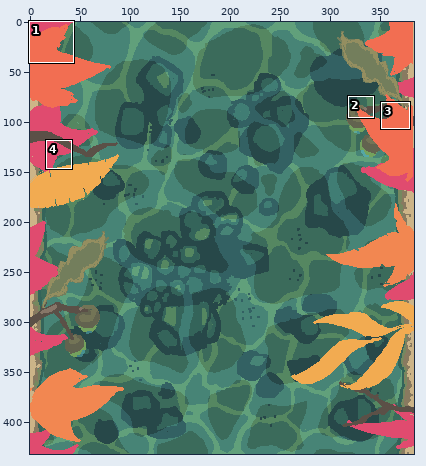
Two states of a pixel-art file, godot/world/World.aseprite. Above, an overview of the earlier version with the close-up marked.
Close-up. Before the commit:
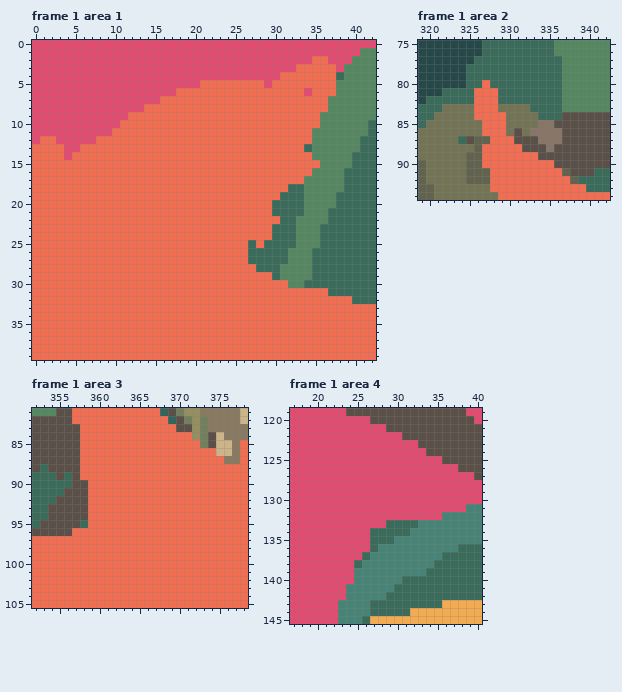
384x432 pixels, 4 frames. Colours within 5 levels of each other are drawn and written as one. Shown: frame 1 area 1: x 0..42, y 0..39; frame 1 area 2: x 319..342, y 75..94; frame 1 area 3: x 352..378, y 81..105; frame 1 area 4: x 17..40, y 119..145. The commit also changed other frames or places, which this record leaves out.
Once edited:
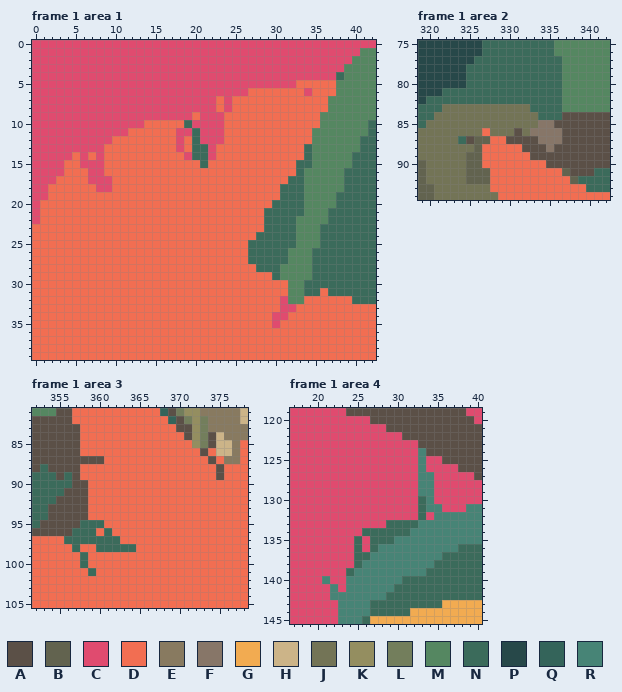
Palette (. is transparent): A #5b5047  B #62634f  C #e04b6f  D #f26e52  E #887a60  F #877668  G #f2ab51  H #ccb488  J #737456  K #948e60  L #737e5c  M #558761  N #3b6b5b  P #274849  Q #34645a  R #478476
The exact change:
Frame 1 area 1, layer "Top leaves":
y 2: x 35..36 DD -> CC
y 3: x 33..37 DDDDD -> CCCCC
y 4: x 31..37 DDDDDDD -> CCCCCCC
y 5: x 21..28 DDDDDDDD -> CCCCCCCC; x 30..32 DDD -> CCC
y 6: x 18..26 DDDDDDDDD -> CCCCCCCCC
y 7: x 16..22 DDDDDDD -> CCCCCCC; x 24 D -> C
y 8: x 14..22 DDDDDDDDD -> CCCCCCCCC; x 24 D -> C
y 9: x 12..19 DDDDDDDD -> CCCCCCCC; x 21..23 DDD -> CCC
y 10: x 11..13 DDD -> CCC; x 19..23 DDDDD -> NCCCC
y 11: x 10..11 DD -> CC; x 18..23 DDDDDD -> CCNCCC
y 12: x 1..2 DD -> CC; x 8..9 DD -> CC; x 18 D -> C; x 20..23 DDDD -> NCCC
y 13: x 0..3 DDDD -> CCCC; x 6..8 DDD -> CCC; x 18 D -> C; x 20..22 DDD -> NNC
y 14: x 0..3 DDDD -> CCCC; x 6 D -> C; x 8 D -> C; x 19..22 DDDD -> CNNC; x 34 D -> N
y 15: x 0..3 DDDD -> CCCC; x 6..8 DDD -> CCC; x 21 D -> N; x 33..35 DDD -> NNM
y 16: x 0..3 DDDD -> CCCC; x 7..8 DD -> CC; x 33..34 DD -> NM
y 17: x 0..2 DDD -> CCC; x 7..9 DDD -> CCC; x 32..33 DD -> NN
y 18: x 0..1 DD -> CC; x 8..9 DD -> CC; x 31 D -> N
y 19: x 0..1 DD -> CC
y 20: x 0 D -> C
y 21: x 0 D -> C; x 29 D -> N
y 22: x 0 D -> C; x 29..30 DD -> NN
y 23: x 29 D -> N
y 24: x 28..29 DD -> NN
y 25: x 28 D -> N
y 31: x 32..35 DDDD -> MMNN
y 32: x 31..33 DDD -> CMM
y 33: x 31..32 DD -> CC
y 34: x 30..31 DD -> CC
y 35: x 30 D -> C
Frame 1 area 2, layer "Top leaves":
y 80: x 327 D -> N
y 81..82: x 326..328 DDD -> NNN
y 83: x 326..328 DDD -> JJJ
y 84: x 326..329 DDDD -> JJJJ
y 85: x 327..329 DDD -> JJJ
y 86: x 328..329 DD -> JJ
y 87: x 330 D -> A
y 89: x 333 D -> A
y 90: x 335 D -> A
Frame 1 area 3, layer "Top leaves":
y 84: x 371 D -> A
y 85: x 372 D -> K
y 86: x 373 D -> A
y 87: x 358..360 DDD -> AAA; x 374 D -> A
y 88..89: x 375 D -> A
y 95: x 359..360 DD -> NN
y 96: x 357..359 DDD -> NNN; x 361 D -> N
y 97: x 356..362 DDDDDDD -> NNNNNNN
y 98: x 357 D -> N; x 360..364 DDDDD -> NNNNN
y 99..100: x 358 D -> N
y 101: x 359 D -> N
Frame 1 area 4, layer "Bottom leaves":
y 124..126: x 33 C -> R
y 127..129: x 33..34 CC -> RR
y 130: x 33..34 CC -> NR
y 131: x 33..35 CCC -> NRR
y 132: x 33 C -> N; x 35 C -> R
y 134: x 26 C -> N
y 135..137: x 25 C -> N
y 139: x 24 C -> N
y 140: x 21 C -> R; x 24 C -> R
y 141: x 22 C -> R
y 142: x 22..23 CC -> RR
Changed places in both close-ups, as pixel boxes (x1, y1, x2, y2):
changed: (32, 56, 336, 248)
changed: (272, 288, 320, 328)
changed: (474, 80, 554, 168)
changed: (184, 432, 224, 480)
changed: (80, 456, 104, 464)
changed: (64, 520, 136, 576)
changed: (418, 448, 442, 520)
changed: (322, 528, 370, 600)
